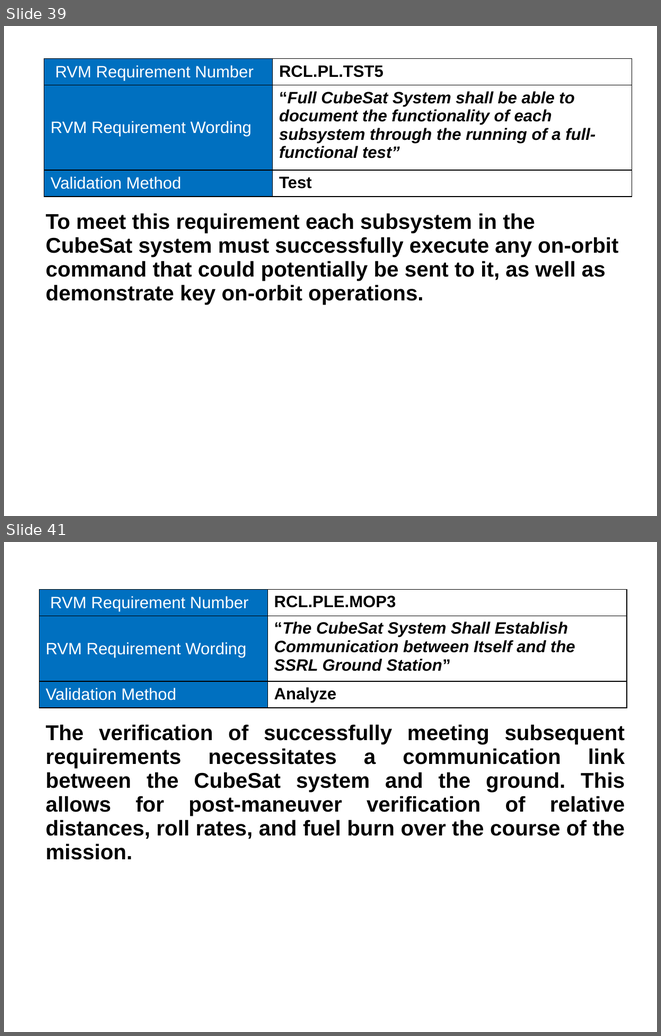
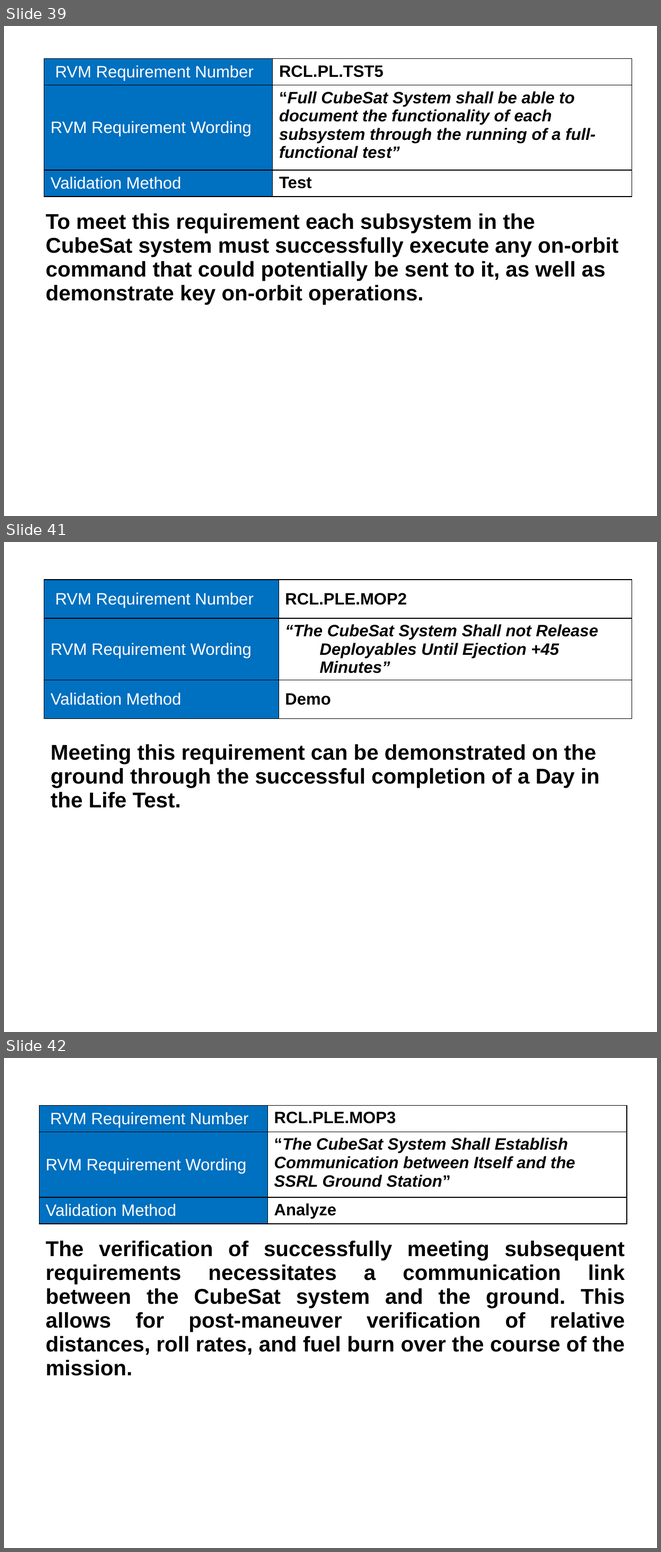
Before and after one commit to RascalSeniorDesign/Preliminary-Design, a slide deck: CMQA/Presentations/SRR Presentation.pptx. Shown one above the other, each under a label of ours: slides 39 and 41 before the commit, slides 39, 41 and 42 after it; the slides between them are not shown. The pictures are 661x1036 and 661x1552 pixels, drawn with LibreOffice and Linux fonts; fonts in the diff are those of the drawing; background and template pictures are left out. Boxes give left, top, right and bottom in pixels: in the first picture for what was removed or moved away, otherwise in the second. Text is boxed around its words. In the diff, an @@ line names an element or a change of style, - is before the commit and + after.

```diff
--- a/CMQA/Presentations/SRR Presentation.pptx
+++ b/CMQA/Presentations/SRR Presentation.pptx
@@ slide 41 added at (4, 542, 657, 1032), background picture (left out) @@
@@ table added at (44, 580, 632, 723), 3 rows, 2 columns @@
+RVM Requirement Number | RCL.PLE.MOP2
+RVM Requirement Wording | “The CubeSat System Shall not Release Deployables Until Ejection +45 Minutes”
+Validation Method | Demo
@@ text added at (51, 744, 600, 808), 26 pt, text #000000, bold @@
+Meeting this requirement can be demonstrated on the ground through the successful completion of a Day in the Life Test.
@@ what was slide 41 is now slide 42 @@
```
Also in this commit, not shown: 1 other slide added, 1 slide removed.
